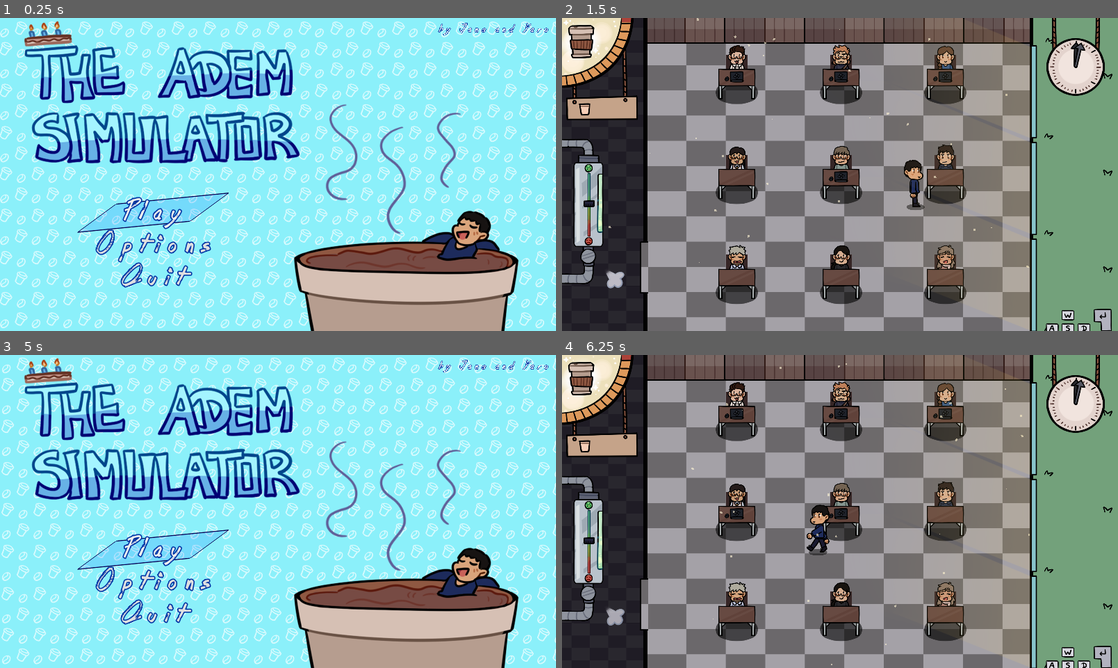
Above: before the commit, frames 1-4 (two rows, left to right).
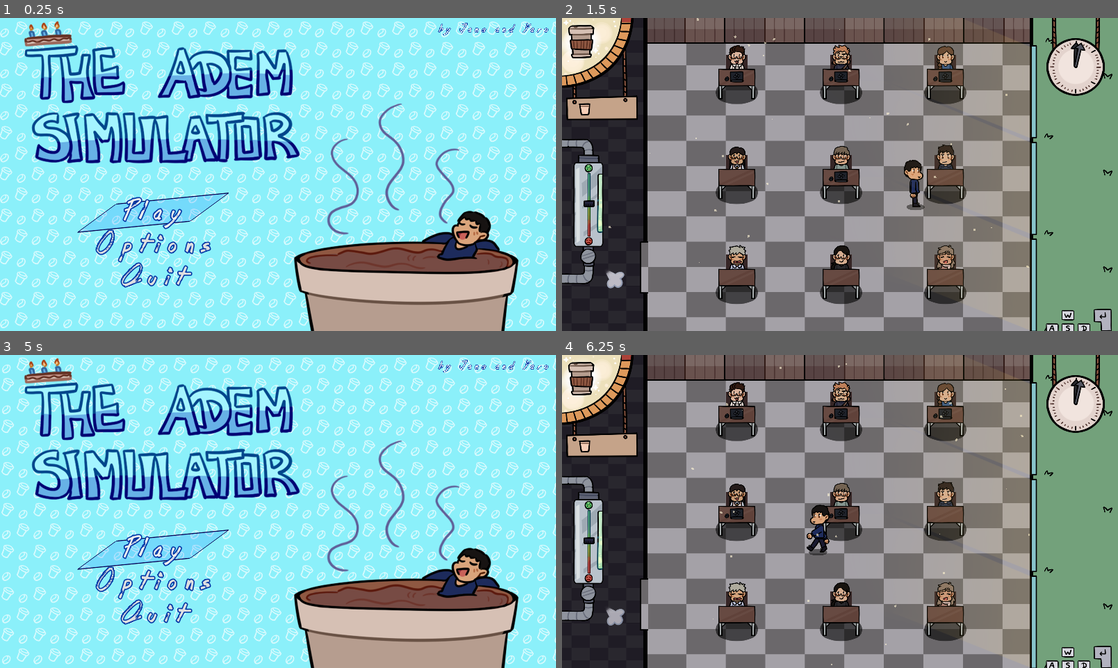
Above: after the commit, the same moments.

Repository: nyaro-p/TheTutorSimulator
Game: Godot game, scene res://Scenes/TitleScreen.tscn
Two runs of this game, one before a commit and one after it. Both use one fixed random seed, a clock stepped at 60 frames per second and the inputs below.
Inputs:
- Up to frame 1 (0.25 s): no input
- Up to frame 2 (1.5 s): click "Play" at 0.5 s; hold D (move_right) from 1.28 s (still down)
- Up to frame 3 (5 s): release D (move_right) at 2.03 s; hold S (move_down) 2.03-2.78 s; hold D (move_right) 2.78-3.53 s; hold W (move_up) 3.53-4.28 s; hold A (move_left) from 4.28 s (still down); tap Escape (pause_screen) at 4.9 s
- Up to frame 4 (6.25 s): release A (move_left) at 5 s; click "Play" at 5 s; hold A (move_left) from 5.78 s (still down)

The runs differ from the first frame. In frame 1, 1.2% of the frame differs, in the area x 58-83%, y 27-70%; in frame 2, nothing differs; in frame 3, 1.2%; in frame 4, nothing differs.

Commit message:
Shorter Pipe

Diff:
--- a/Scenes/TitleScreen.tscn
+++ b/Scenes/TitleScreen.tscn
@@ -75,7 +75,6 @@
 position = Vector2( 362, 139 )
 scale = Vector2( 0.5, 0.5 )
 frames = SubResource( 6 )
-frame = 1
 speed_scale = 0.283
 playing = true
 
Binary file changed: Assets/Pipes1.png
